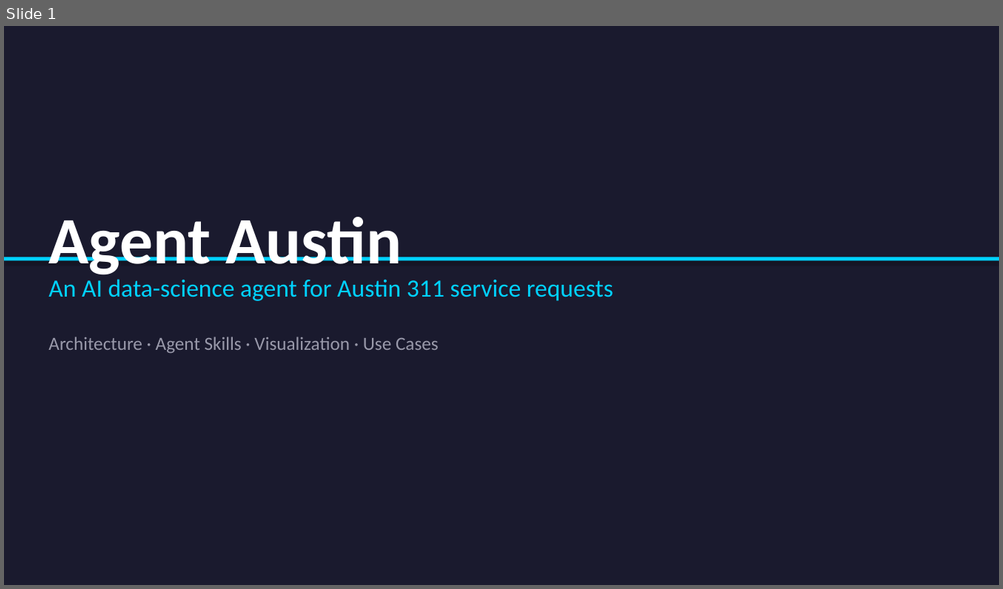
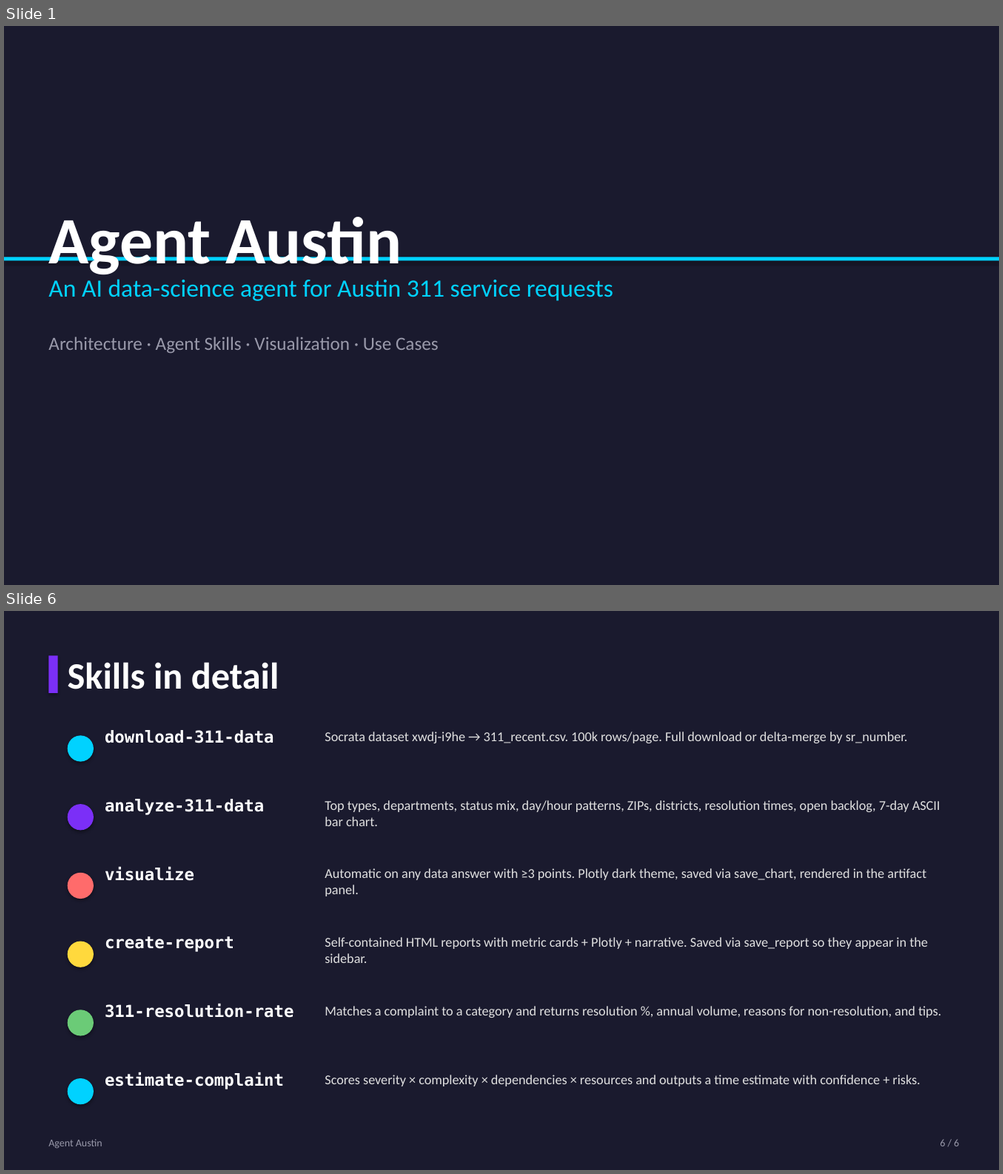
Before and after one commit to fkatelyn/agentaustin, a slide deck: docs/presentation/agent-austin.pptx. Shown one above the other, each under a label of ours: slide 1 before the commit, slides 1 and 6 after it; the slides between them are not shown. The pictures are 1003x589 and 1003x1174 pixels, drawn with LibreOffice and Linux fonts; fonts in the diff are those of the drawing. Boxes give left, top, right and bottom in pixels: in the first picture for what was removed or moved away, otherwise in the second. Text is boxed around its words. In the diff, an @@ line names an element or a change of style, - is before the commit and + after.

Commit message:
Add architecture + agent skills slides to deck

```diff
--- a/docs/presentation/agent-austin.pptx
+++ b/docs/presentation/agent-austin.pptx
@@ slide 6 added at bbox=[4, 611, 999, 1170], background #FFFFFF @@
@@ rectangle added at bbox=[4, 611, 999, 1170], fill #1A1A2E @@
@@ rectangle added at bbox=[48, 655, 58, 693], fill #7B2FF7 @@
@@ text added at bbox=[68, 662, 279, 689], 36 pt, text #FFFFFF, bold @@
+Skills in detail
@@ ellipse added at bbox=[68, 735, 94, 762], fill #00D2FF @@
@@ text added at bbox=[105, 730, 274, 743], 16 pt, text #FFFFFF, bold @@
+download-311-data
@@ text added at bbox=[324, 732, 908, 743], 13 pt, text #E0E0E0 @@
+Socrata dataset xwdj-i9he → 311_recent.csv. 100k rows/page. Full download or delta-merge by sr_number.
@@ ellipse added at bbox=[68, 804, 94, 830], fill #7B2FF7 @@
@@ text added at bbox=[105, 799, 264, 815], 16 pt, text #FFFFFF, bold @@
+analyze-311-data
@@ text added at bbox=[324, 800, 940, 826], 13 pt, text #E0E0E0 @@
+Top types, departments, status mix, day/hour patterns, ZIPs, districts, resolution times, open backlog, 7-day ASCII bar chart.
@@ ellipse added at bbox=[68, 873, 94, 899], fill #FF6B6B @@
@@ text added at bbox=[105, 866, 194, 881], 16 pt, text #FFFFFF, bold @@
+visualize
@@ text added at bbox=[324, 869, 926, 897], 13 pt, text #E0E0E0 @@
+Automatic on any data answer with ≥3 points. Plotly dark theme, saved via save_chart, rendered in the artifact panel.
@@ ellipse added at bbox=[68, 942, 94, 968], fill #FFD93D @@
@@ text added at bbox=[105, 937, 234, 952], 16 pt, text #FFFFFF, bold @@
+create-report
@@ text added at bbox=[324, 937, 928, 963], 13 pt, text #E0E0E0 @@
+Self-contained HTML reports with metric cards + Plotly + narrative. Saved via save_report so they appear in the sidebar.
@@ ellipse added at bbox=[68, 1010, 94, 1037], fill #6BCB77 @@
@@ text added at bbox=[105, 1004, 294, 1018], 16 pt, text #FFFFFF, bold @@
+311-resolution-rate
@@ text added at bbox=[324, 1006, 941, 1018], 13 pt, text #E0E0E0 @@
+Matches a complaint to a category and returns resolution %, annual volume, reasons for non-resolution, and tips.
@@ text added at bbox=[105, 1073, 284, 1090], 16 pt, text #FFFFFF, bold @@
+estimate-complaint
@@ text added at bbox=[324, 1075, 919, 1087], 13 pt, text #E0E0E0 @@
+Scores severity × complexity × dependencies × resources and outputs a time estimate with confidence + risks.
@@ ellipse added at bbox=[68, 1079, 94, 1105], fill #00D2FF @@
@@ text added at bbox=[48, 1139, 102, 1149], 10 pt, text #9999AA @@
+Agent Austin
@@ text added at bbox=[939, 1139, 959, 1147], 10 pt, text #9999AA @@
+6 / 6
```
Also in this commit, not shown: 2 slides changed, 2 other slides added, 1 other file.
